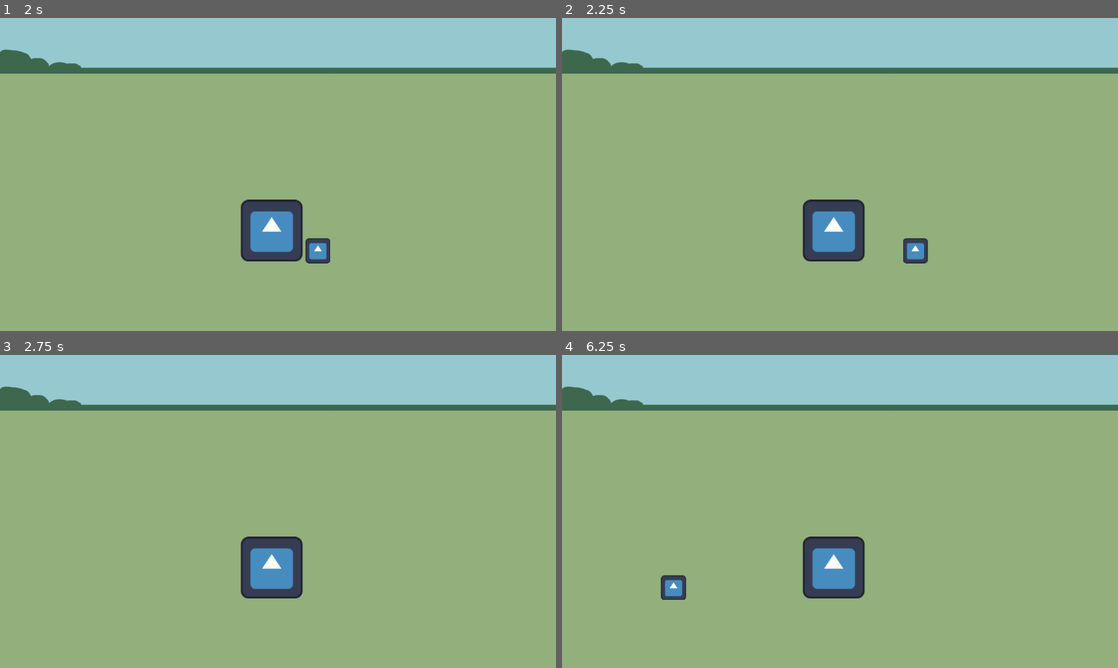
Above: before the commit, frames 1-4 (two rows, left to right).
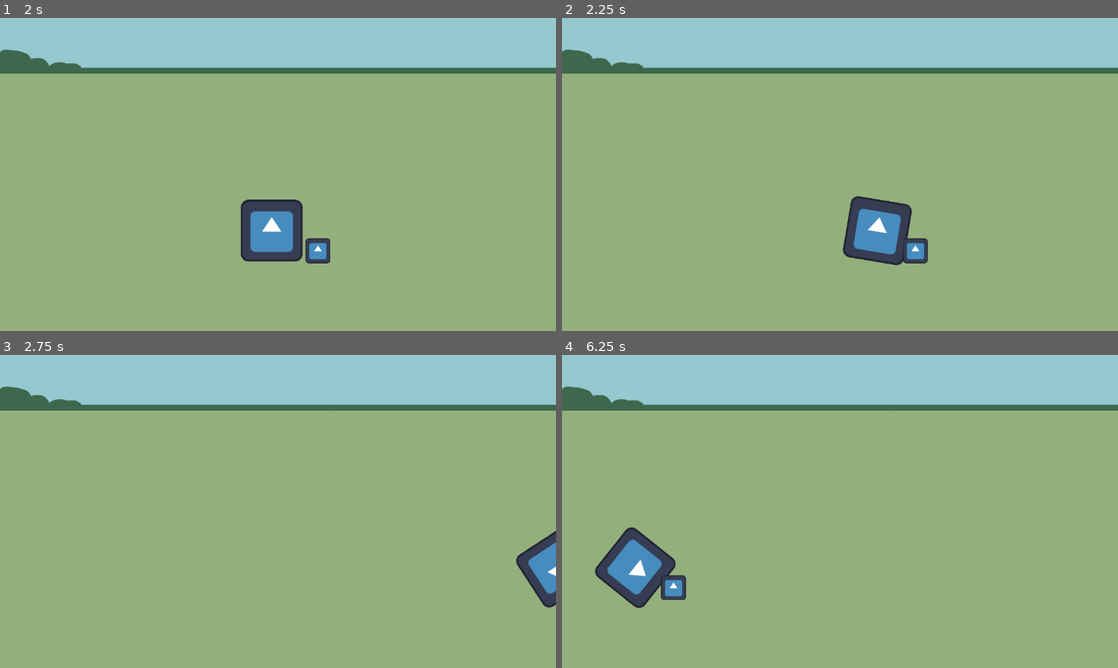
Above: after the commit, the same moments.

Repository: baguette-ballett/baguette-ballett
Game: Godot game, scene res://scenes/level/level.tscn
Same seed, same stepped clock (60 frames per second), same inputs: the game is played once before the commit and once after it. The engine's default icon, where the game draws it, is replaced by a stand-in: a white triangle on a blue panel in a dark square.
Inputs:
- Up to frame 1 (2 s): hold Right (right) 0.53-1.28 s; hold Left (left) from 1.28 s (still down)
- Up to frame 2 (2.25 s): release Left (left) at 2.03 s; hold Right (right) from 2.03 s (still down)
- Up to frame 3 (2.75 s): keep holding Right (right)
- Up to frame 4 (6.25 s): tap Enter at 3.5 s; release Right (right) at 3.53 s; hold Left (left) 3.53-5.78 s; tap Space at 4.25 s; hold Right (right) from 5.78 s (still down)

Frame 1 is identical in both runs. In frame 2, 3.6% of the frame differs, in the area x 43-63%, y 56-80%; in frame 3, 3.3%; in frame 4, 4.4%, in the area x 5-55%, y 54-81%.

Commit message:
fix joint

Diff:
--- a/scenes/baguette/baguette.gd
+++ b/scenes/baguette/baguette.gd
@@ -1,14 +1,14 @@
 extends RigidBody2D
 
-func _on_player_area_body_entered(body):
-	if body.name != "baguette":
+func _on_baguette_area_entered(body):
+	if body.name != "player" and body.name != 'baguette':
 		return
 
-	var player = get_parent().get_node("player")
-	var baguette = body
+	var other = body
+	var baguette = self
 
 	var joint1 = PinJoint2D.new()
-	joint1.node_a = player.get_path()
+	joint1.node_a = other.get_path()
 	joint1.node_b = baguette.get_path()
 	joint1.position = baguette.global_position
 	get_tree().current_scene.add_child(joint1)
--- a/scenes/baguette/baguette.tscn
+++ b/scenes/baguette/baguette.tscn
@@ -17,3 +17,11 @@
 [node name="baguette collision" type="CollisionShape2D" parent="."]
 scale = Vector2(5, 5)
 shape = SubResource("CapsuleShape2D_vonw3")
+
+[node name="baguette area" type="Area2D" parent="."]
+
+[node name="baguette area collision" type="CollisionShape2D" parent="baguette area"]
+scale = Vector2(5, 5)
+shape = SubResource("CapsuleShape2D_vonw3")
+
+[connection signal="body_entered" from="baguette area" to="." method="_on_baguette_area_entered"]
--- a/scenes/player/player.gd
+++ b/scenes/player/player.gd
@@ -1,9 +1,6 @@
 extends CharacterBody2D
 
 var walkSpeed = 1000.0
-
-func _ready():
-	print("hello world")
 
 func _physics_process(delta):
 	velocity.y = 100.0
